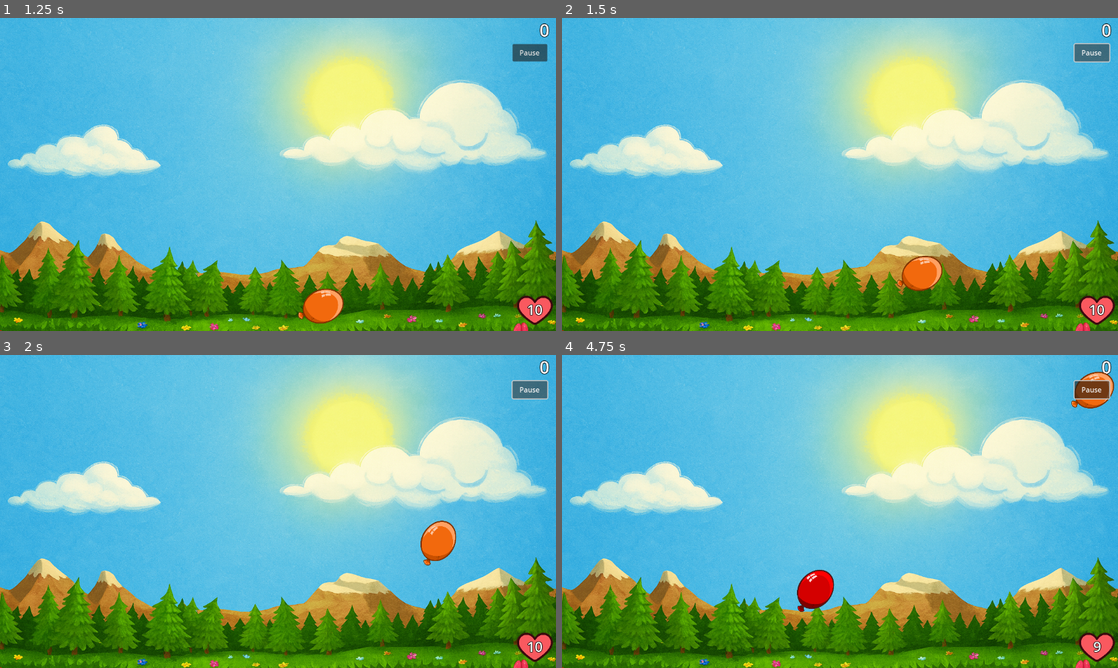
Above: before the commit, frames 1-4 (two rows, left to right).
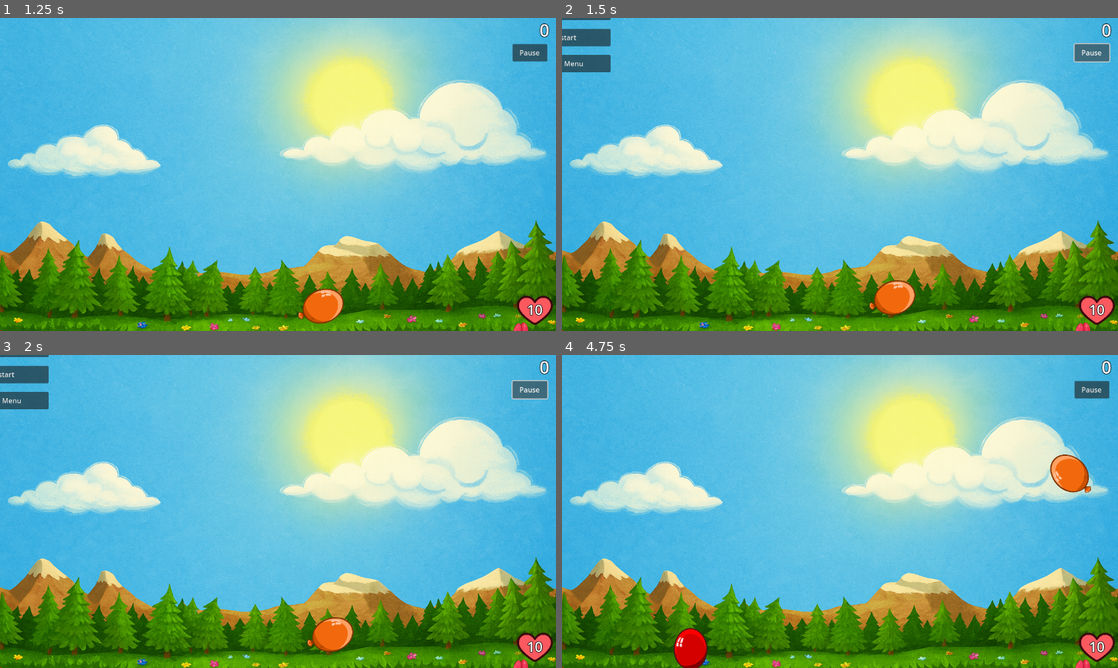
Above: after the commit, the same moments.

Repository: egorlepa/Balloon-Sucker-2
Game: Godot game, scene res://main_menu.tscn
The game is run twice, just before and just after one commit, with the same random seed, the same clock (stepped at 60 frames per second) and the same inputs.
Inputs (mouse positions are in pixels of both pictures, inside the frame that each line leads up to):
- Up to frame 1 (1.25 s): click "Play" at 0.5 s
- Up to frame 2 (1.5 s): click (1090, 52) at 1.25 s, where only the run after the commit has a clickable "Pause"
- Up to frame 3 (2 s): no input
- Up to frame 4 (4.75 s): click (562, 373) at 2 s, where only the run after the commit has a clickable "Restart"; move the mouse to (1084, 433) at 2.77 s; click (1084, 433) at 2.92 s; move the mouse to (1090, 592) at 3.52 s; click (1090, 592) at 3.67 s; move the mouse to (895, 442) at 4.27 s; click (895, 442) at 4.42 s

Frame 1 is identical in both runs. In frame 2, 2.3% of the frame differs, in the area x 0-69%, y 0-95%; in frame 3, 2.4%; in frame 4, 2.8%, in the area x 20-100%, y 5-100%.

Commit message:
Working pause menu

Diff:
--- a/game.gd
+++ b/game.gd
@@ -129,18 +129,16 @@
 # Pause menu functions
 func _on_pause_button_pressed():
 	"""Handle pause button press."""
+	print("Pause button pressed!")
 	GameManager.pause_game()
+	print("GameManager.pause_game() called")
 
 func _on_game_paused():
 	"""Handle game paused signal - show pause menu."""
+	print("Game paused signal received!")
 	pause_menu.visible = true
+	print("Pause menu set to visible")
 
 func _on_game_resumed():
 	"""Handle game resumed signal - hide pause menu."""
 	pause_menu.visible = false
-
-func _input(event):
-	"""Handle input events."""
-	if event.is_action_pressed("ui_cancel"):
-		# ESC key toggles pause
-		GameManager.toggle_pause()
--- a/game.tscn
+++ b/game.tscn
@@ -123,7 +123,6 @@
 z_index = 100
 
 [node name="PauseButton" type="Button" parent="."]
-process_mode = 2
 z_index = 10
 offset_left = 1180.0
 offset_top = 60.0
